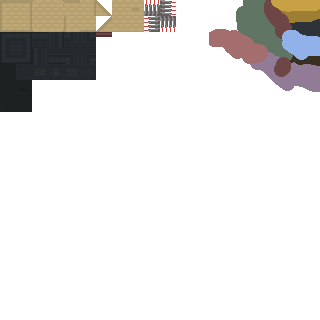
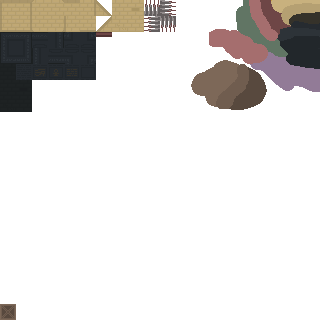
The second w=320, h=320 image is a revision of the first. Changes to its layers:
painted on "Background" over [0,0,320,320]
